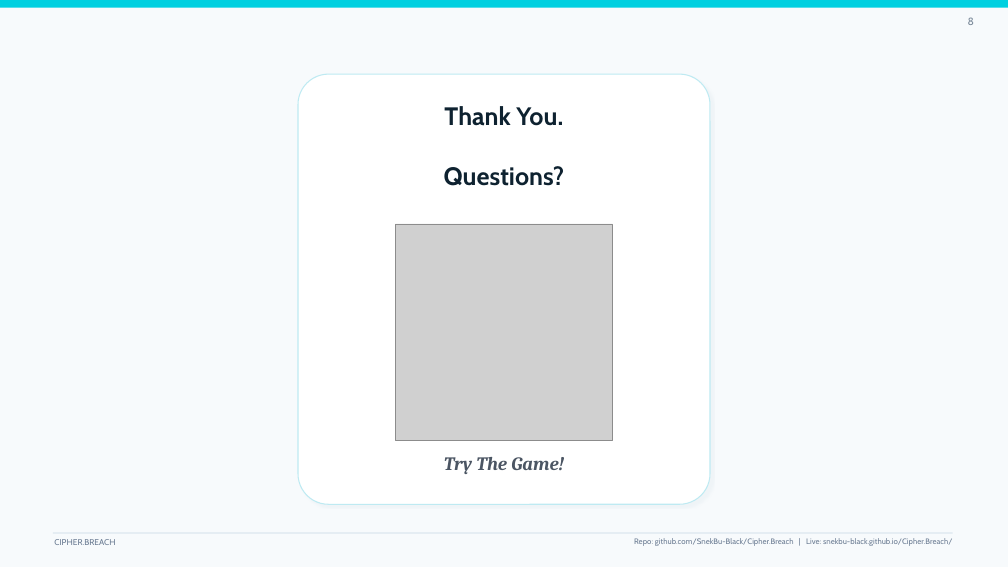
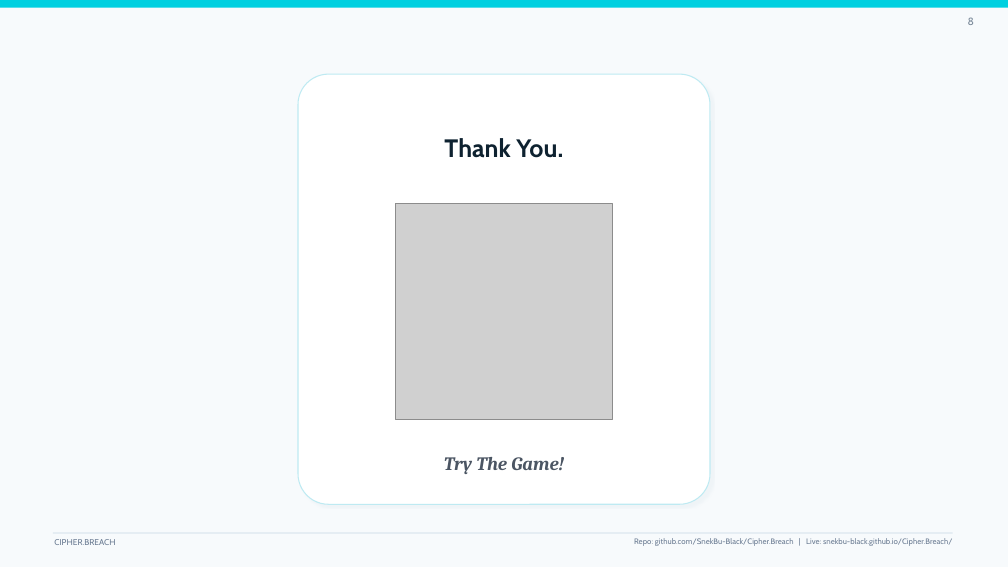
Before and after one commit to SnekBu-Black/Cipher.Breach, a slide deck: slide 8 of Cipher_Breach_Presentation.pptx. Drawn at 1008x567 pixels with LibreOffice and Linux fonts; fonts in the diff are those of the drawing; grey boxes stand for pictures. Boxes give left, top, right and bottom in pixels: in the first picture for what was removed or moved away, otherwise in the second. Text is boxed around its words. In the diff, an @@ line names an element or a change of style, - is before the commit and + after.

```diff
--- a/Cipher_Breach_Presentation.pptx
+++ b/Cipher_Breach_Presentation.pptx
@@ text at (444,166,565,186): paragraph removed @@
-Questions?
@@ picture: place and size @@
-picture at (395,224,613,441)
+picture at (395,203,613,420)
```
Also in this commit, not shown: 1 other slide changed.
